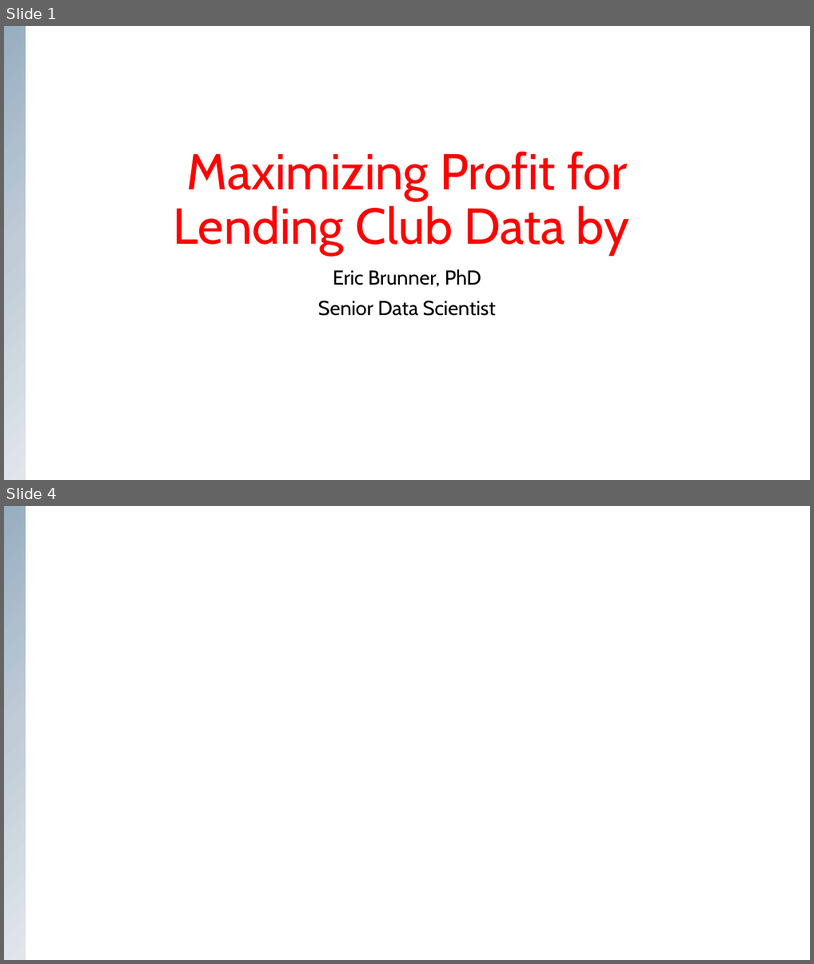
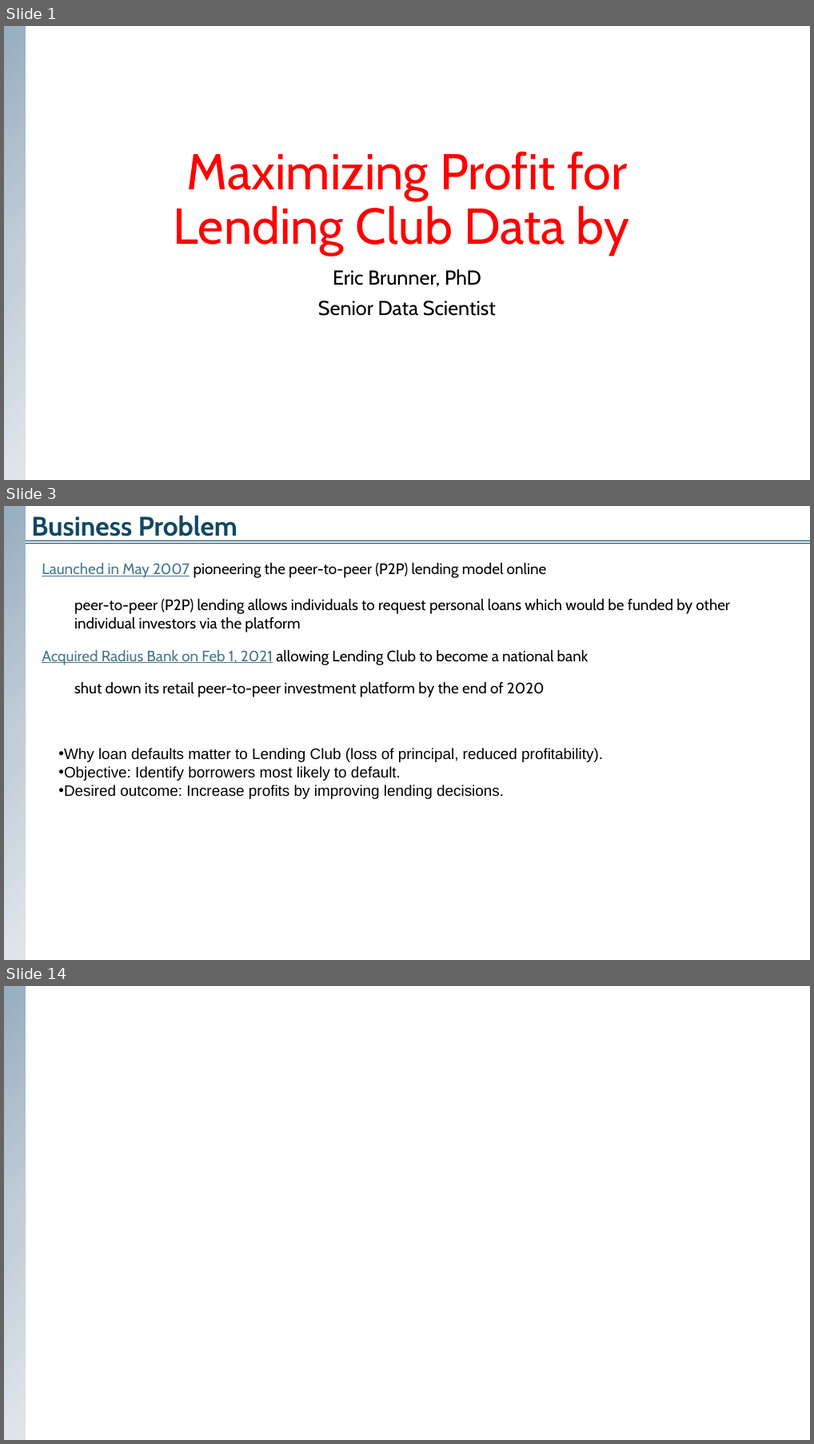
Before and after one commit to 37signals37/lending_club, a slide deck: Maximizing Profit for Lending Club.pptx. Shown one above the other, each under a label of ours: slides 1 and 4 before the commit, slides 1, 3 and 14 after it; the slides between them are not shown. The pictures are 814x964 and 814x1444 pixels, drawn with LibreOffice and Linux fonts; fonts in the diff are those of the drawing. Boxes give left, top, right and bottom in pixels: in the first picture for what was removed or moved away, otherwise in the second. Text is boxed around its words. In the diff, an @@ line names an element or a change of style, - is before the commit and + after.

```diff
--- a/Maximizing Profit for Lending Club.pptx
+++ b/Maximizing Profit for Lending Club.pptx
@@ slide 3 added at bbox=[4, 506, 810, 960], background #FFFFFF @@
@@ group added at bbox=[4, 506, 810, 960]: 3 lines, 1 text, 1 rectangle @@
+Business Problem
@@ text added at bbox=[42, 562, 547, 578], 18 pt, text #000000 @@
+Launched in May 2007 pioneering the peer-to-peer (P2P) lending model online
@@ text added at bbox=[74, 598, 730, 632], 18 pt, text #000000 @@
+peer-to-peer (P2P) lending allows individuals to request personal loans which would be funded by other individual investors via the platform
@@ text added at bbox=[42, 649, 589, 665], 18 pt, text #000000 @@
+Acquired Radius Bank on Feb 1, 2021 allowing Lending Club to become a national bank
@@ text added at bbox=[74, 681, 545, 697], 18 pt, text #000000 @@
+shut down its retail peer-to-peer investment platform by the end of 2020
@@ text added at bbox=[58, 748, 603, 799], 18 pt, text #000000 @@
+• Why loan defaults matter to Lending Club (loss of principal, reduced profitability).
+• Objective: Identify borrowers most likely to default.
+• Desired outcome: Increase profits by improving lending decisions.
@@ what was slide 4 is now slide 14 @@
```
Also in this commit, not shown: 1 slide changed, 11 other slides added, 1 slide removed, 5 other files.
